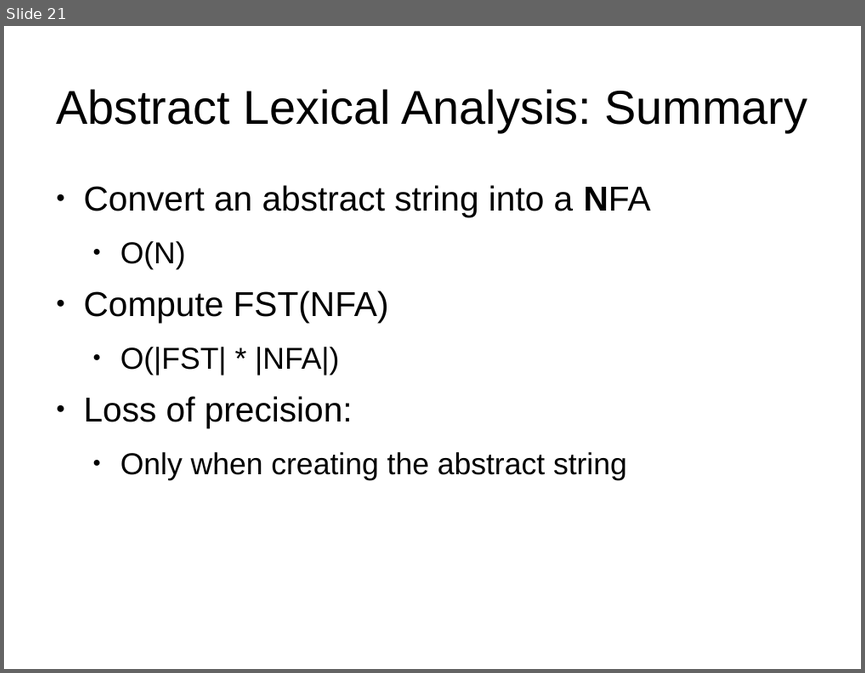
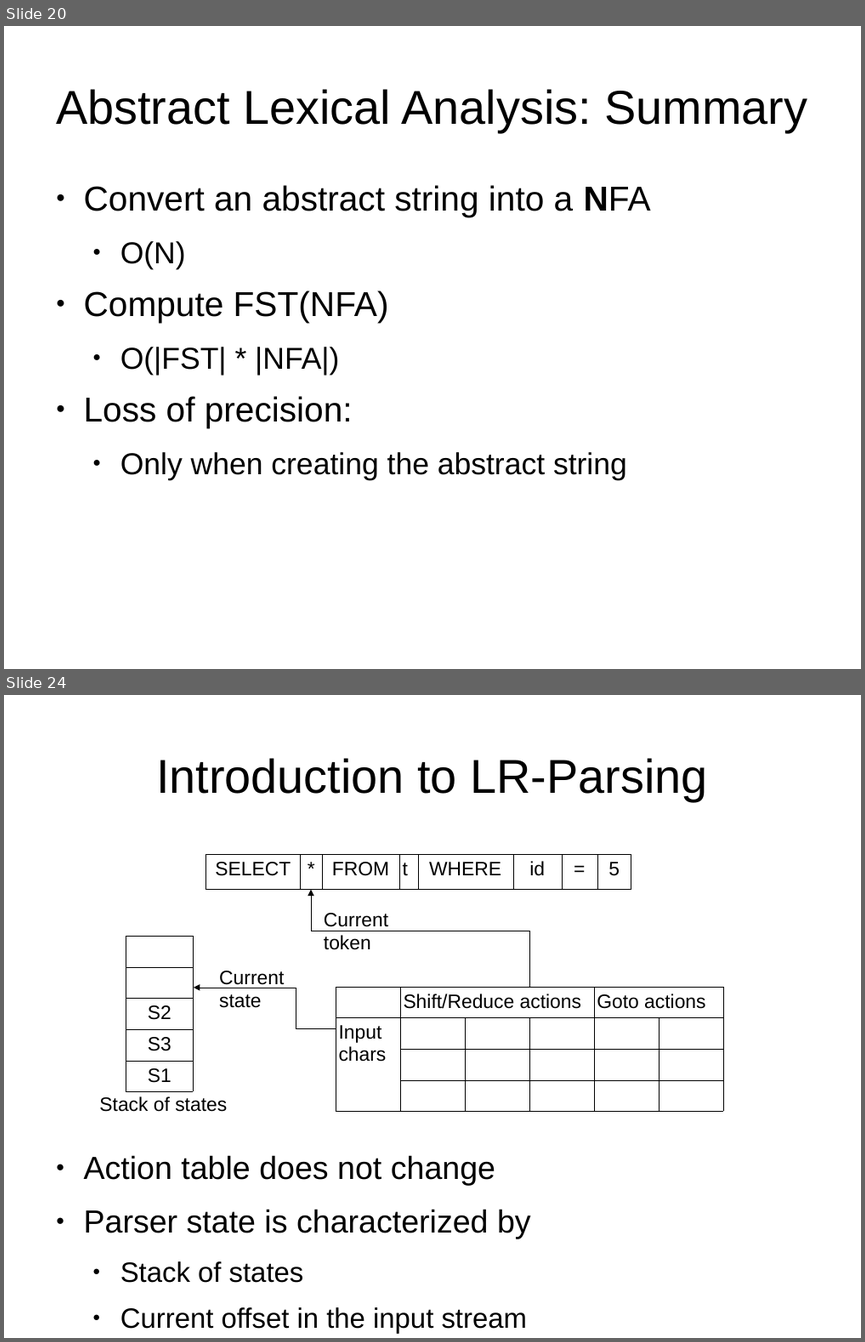
Before and after one commit to abreslav-from-google-code/abreslav, a slide deck: work/PL_Seminar/breslav_abstract_parsing.odp. Shown one above the other, each under a label of ours: slide 21 before the commit, slides 20 and 24 after it; the slides between them are not shown. The pictures are 865x673 and 865x1342 pixels, drawn with LibreOffice and Linux fonts; fonts in the diff are those of the drawing. Boxes give left, top, right and bottom in pixels: in the first picture for what was removed or moved away, otherwise in the second. Text is boxed around its words. In the diff, an @@ line names an element or a change of style, - is before the commit and + after.

Commit message:
parsing examples pending

```diff
--- a/work/PL_Seminar/breslav_abstract_parsing.odp
+++ b/work/PL_Seminar/breslav_abstract_parsing.odp
@@ slide 24 added at box(4, 695, 861, 1338), background #FFFFFF @@
@@ title added at box(156, 758, 707, 801), 44 pt, text #000000 @@
+Introduction to LR-Parsing
@@ table added at box(206, 855, 630, 889), 1 rows, 8 columns @@
+SELECT | * | FROM | t | WHERE | id | = | 5
@@ elbow arrow added from (529, 987) to (311, 890), #000000 0 pt @@
@@ text added at box(324, 913, 388, 950), 18 pt, text #000000 @@
+Current token
@@ table added at box(126, 936, 193, 1086), 5 rows, 1 columns @@
+
+
+S2
+S3
+S1
@@ text added at box(219, 970, 284, 1008), 18 pt, text #000000 @@
+Current state
@@ elbow arrow added from (336, 1027) to (194, 987), #000000 0 pt @@
@@ table added at box(336, 987, 722, 1070), 4 rows, 6 columns @@
+ | Shift/Reduce actions |  |  | Goto actions | 
+Input chars |  |  |  |  | 
+ |  |  |  |  | 
+ |  |  |  |  | 
@@ text added at box(99, 1096, 227, 1111), 18 pt, text #000000 @@
+Stack of states
@@ text added at box(84, 1155, 531, 1333), 29.6 pt, text #000000 @@
+● Action table does not change
+● Parser state is characterized by
+  ● Stack of states
+  ● Current offset in the input stream
@@ what was slide 21 is now slide 20 @@
```
Also in this commit, not shown: 14 slides changed, 13 other slides added, 2 slides removed.
